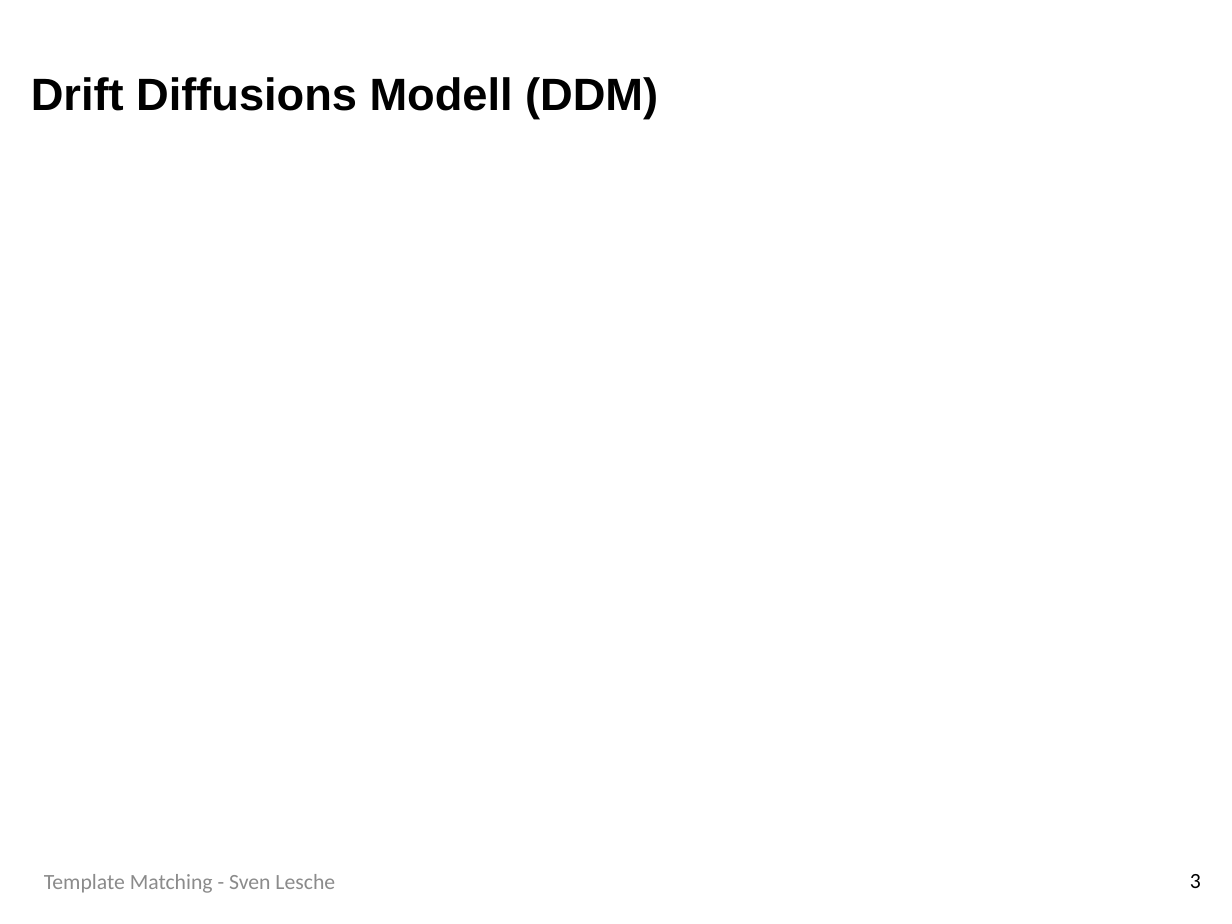
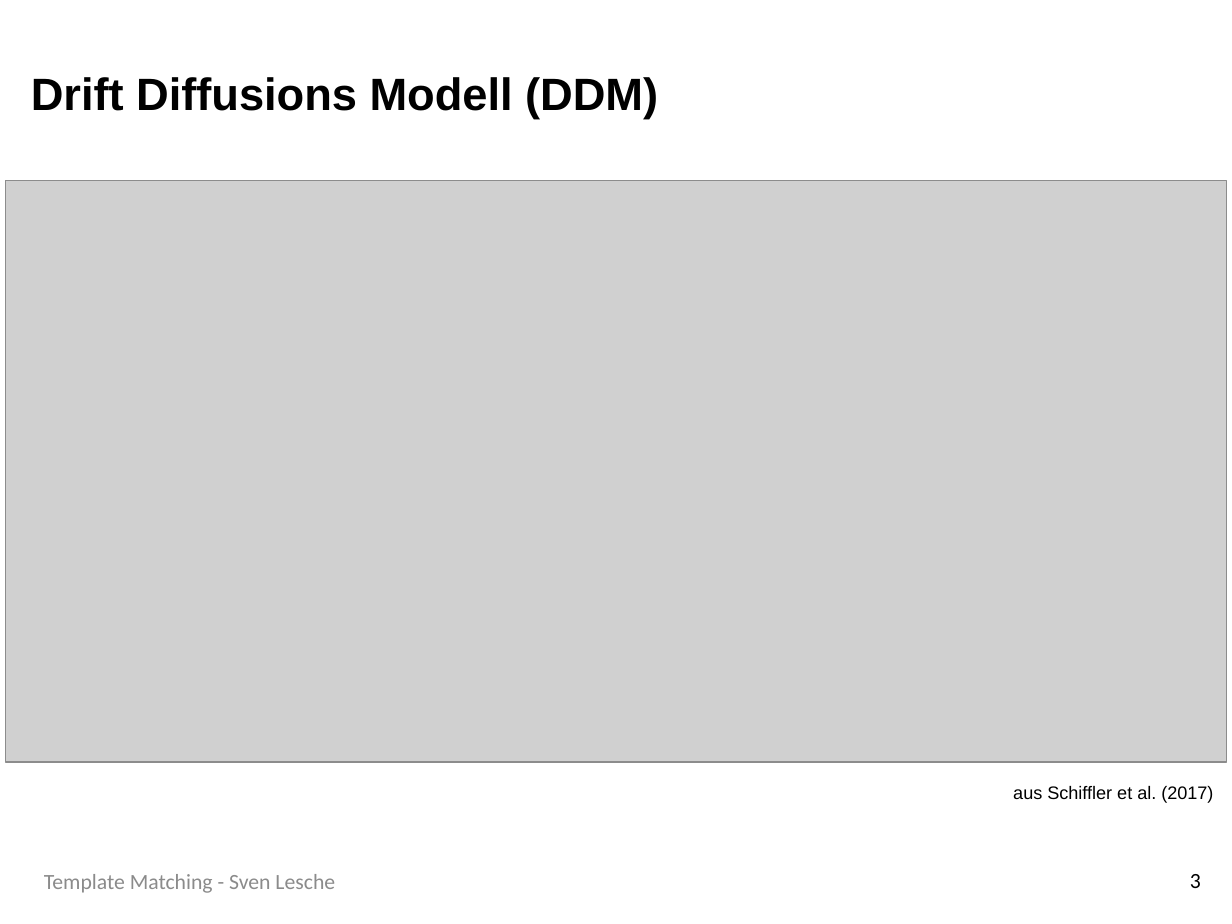
Before and after one commit to SLesche/levy-intelligence, a slide deck: slide 3 of presentations/levy_presentation.pptx. Drawn at 1232x924 pixels with LibreOffice and Linux fonts; fonts in the diff are those of the drawing; grey boxes stand for pictures; background and template pictures are left out. Boxes give left, top, right and bottom in pixels: in the first picture for what was removed or moved away, otherwise in the second. Text is boxed around its words. In the diff, an @@ line names an element or a change of style, - is before the commit and + after.

```diff
--- a/presentations/levy_presentation.pptx
+++ b/presentations/levy_presentation.pptx
@@ picture added at <box>5,181,1225,763</box> @@
@@ text added at <box>1013,786,1213,803</box>, 10 pt, text #000000 @@
+aus Schiffler et al. (2017)
```
Also in this commit, not shown: 8 other slides changed, 2 slides added.
